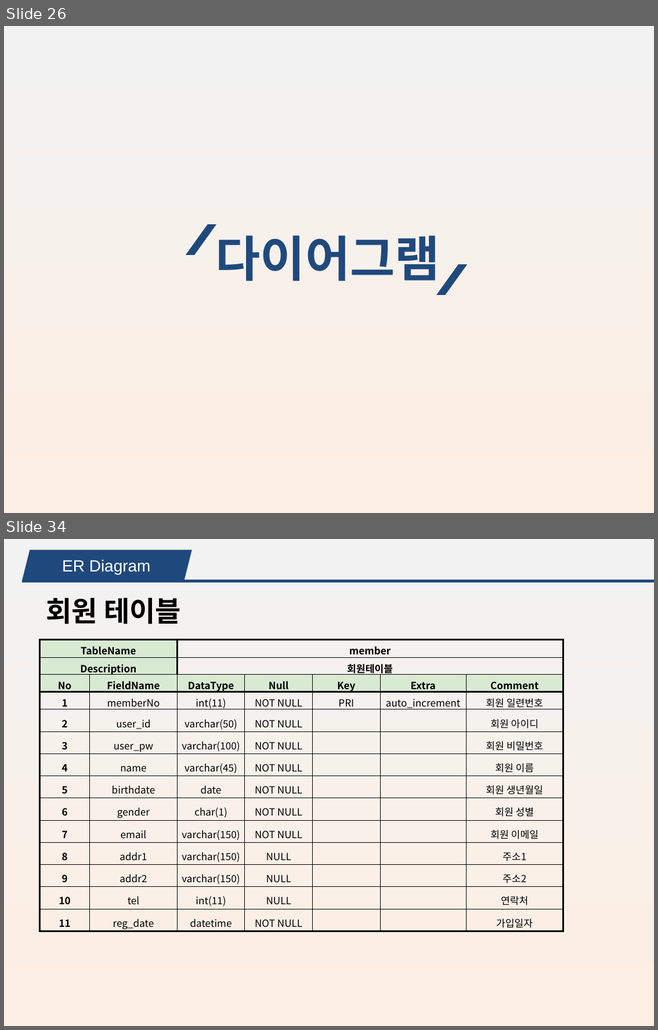
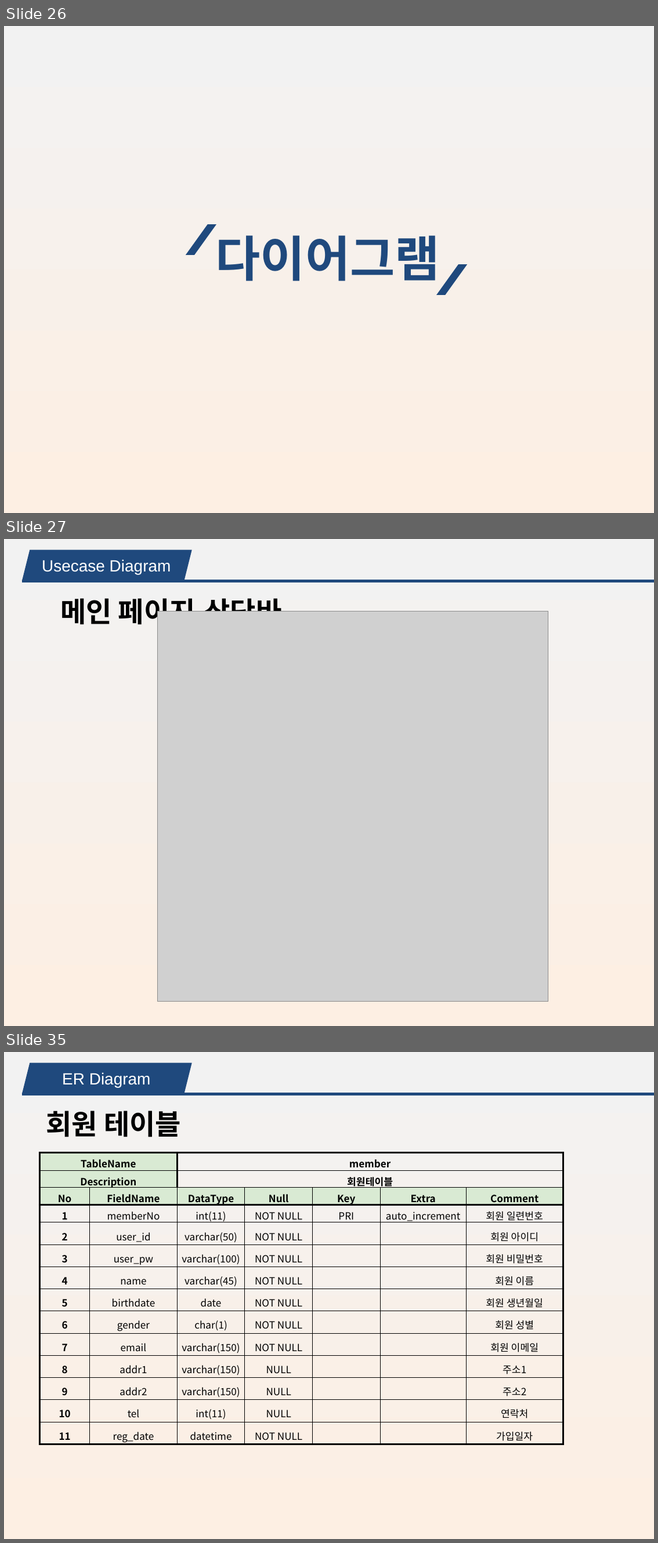
Before and after one commit to minhyeok2487/Project_KeyboardMarket, a slide deck: 키보드 쇼핑몰_MTS.pptx. Shown one above the other, each under a label of ours: slides 26 and 34 before the commit, slides 26, 27 and 35 after it; the slides between them are not shown. The pictures are 658x1030 and 658x1543 pixels, drawn with LibreOffice and Linux fonts; fonts in the diff are those of the drawing; grey boxes stand for pictures. Boxes give left, top, right and bottom in pixels: in the first picture for what was removed or moved away, otherwise in the second. Text is boxed around its words. In the diff, an @@ line names an element or a change of style, - is before the commit and + after.

```diff
--- a/키보드 쇼핑몰_MTS.pptx
+++ b/키보드 쇼핑몰_MTS.pptx
@@ slide 27 added at [4,539,654,1026], background gradient #F2F2F2 to #FDEFE3 @@
@@ parallelogram added at [22,550,192,581], fill #1F497D @@
@@ text added at [42,559,171,574], 18 pt, text #FFFFFF @@
+Usecase Diagram
@@ line added from (654, 581) to (22, 581), #1F497D 3 pt @@
@@ text added at [60,598,282,629], 31 pt, text #000000, bold @@
+메인 페이지-상단바
@@ picture added at [157,611,547,1002] @@
@@ what was slide 34 is now slide 35 @@
```
Also in this commit, not shown: 11 slides changed, 3 other slides added, 2 slides removed, 12 other files.
